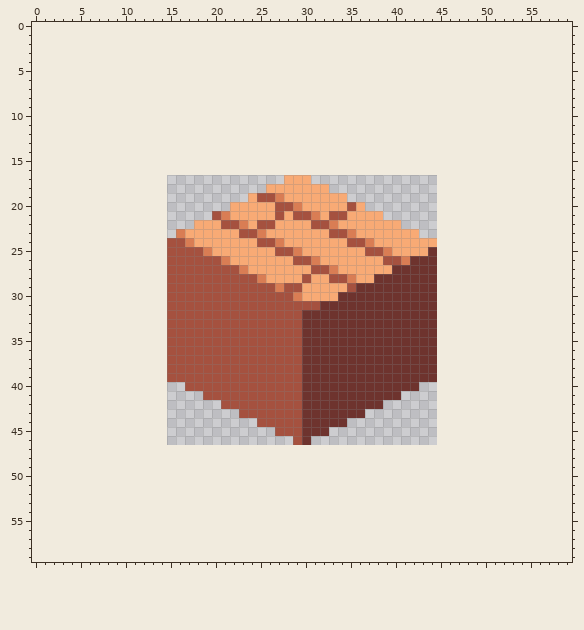
File history of a pixel-art sprite, raw/textures/world/floor_wood.png. The first picture shows the starting point.
The file is 30x30 pixels. The old version is drawn lined up with the new one, on the new canvas.
After the commit:
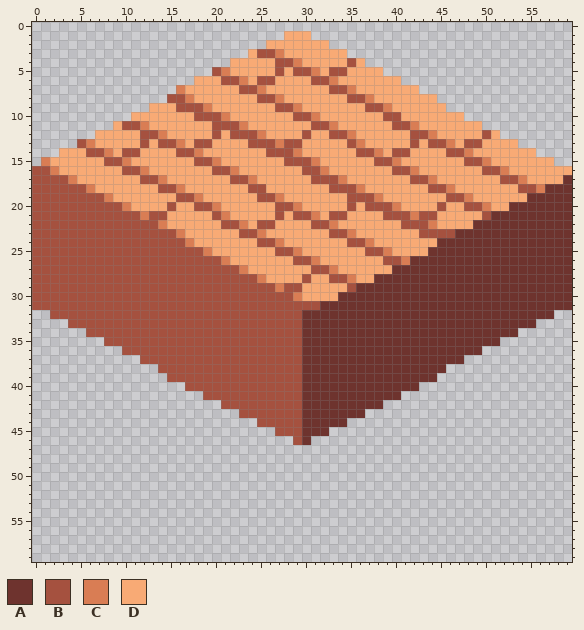
Palette (. is transparent): A #6e332e  B #a5513f  C #d97d54  D #f8aa75
Changes in this commit:
canvas 30x30 -> 60x60, the old top-left corner now at 15,17
y 1: x 28..30 ... -> DDD
y 2: x 26..32 ....... -> DDDDDDD
y 3: x 24..34 ........... -> DBBCDDDDDDD
y 4: x 22..36 ............... -> DDDDDBBCDDDDDBD
y 5: x 20..38 ................... -> BCDDDDDBDBBCDBBDDDD
y 6: x 18..40 ....................... -> DDDBBCDBBDDDDBBCDDDDDDD
y 7: x 16..42 ........................... -> CDDDDDDBBCDDDDDDDBBCDDDDDDD
y 8: x 15..44 .............................. -> BBCDDDDDDDBBCDDDDDDDBBCDDDDDDD
y 9: x 13..45 ................................. -> DDDBBBCDDDDDDDBBCDDDDDDDBBCDDDDDD
y 10: x 11..47 ..................................... -> DDDDDDDBBBCDDDDDDDBBCDDDDDDDBBDDDDDDD
y 11: x 9..49 ......................................... -> DBBCDDDDDDDBBBCDDDDDDDBBCDDDDDDBBCDDDDDDD
y 12: x 7..51 ............................................. -> DDDDDBBCDDDDDBDBBBCDDDDBDDBBCDDDDDDBBCDDDDDBD
y 13: x 5..53 ................................................. -> BCDDDDDBDBBCDBBDDDDBBBCBBDDDDDBCDDDDDBDBBCDBBDDDD
y 14: x 3..55 ..................................................... -> DDDBBCDBBDDDDBBCDDDDDDDBBBCDDDDDDBBCDBBDDDDBBCDDDDDDD
y 15: x 1..57 ......................................................... -> CDDDDDDBBCDDDDDDDBBCDDDDDDDBBBCDDDDDDBBCDDDDDDDBBCDDDDDDD
y 16: x 0..59 ............................................................ -> BBCDDDDDDDBBCDDDDDDDBBCDDDDDDDBBCDDDDDDDBBCDDDDDDDBBCDDDDDDD
y 17: x 0..27 ............................ -> BBBBCDDDDDDDBBCDDDDDDDBBCDDD; x 31..59 ............................. -> BBBCDDDDDDDBBCDDDDDDDBBCDDDDA
y 18: x 0..25 .......................... -> BBBBBBCDDDDDDDBBCDDDDDDDBB; x 33..59 ........................... -> BBBCDDDDDDDBBCDDDDDDDBBCAAA
y 19: x 0..23 ........................ -> BBBBBBBBCDDDDDDDBBCDDDDD; x 35..59 ......................... -> BBBCDDDDDDDBBCDDDDDDAAAAA
y 20: x 0..21 ...................... -> BBBBBBBBBBCDDDDBDDBBCD; x 37..59 ....................... -> BBBCDDDDBDDBBCDDAAAAAAA
y 21: x 0..19 .................... -> BBBBBBBBBBBBCBBDDDDD; x 39..59 ..................... -> BBBCBBDDDDDBAAAAAAAAA
y 22: x 0..17 .................. -> BBBBBBBBBBBBBBCDDD; x 41..59 ................... -> BBBCDDDDAAAAAAAAAAA
y 23: x 0..15 ................ -> BBBBBBBBBBBBBBBB; x 43..59 ................. -> BBBBAAAAAAAAAAAAA
y 24..31: x 0..14 ............... -> BBBBBBBBBBBBBBB; x 45..59 ............... -> AAAAAAAAAAAAAAA
y 32: x 2..14 ............. -> BBBBBBBBBBBBB; x 45..57 ............. -> AAAAAAAAAAAAA
y 33: x 4..14 ........... -> BBBBBBBBBBB; x 45..55 ........... -> AAAAAAAAAAA
y 34: x 6..14 ......... -> BBBBBBBBB; x 45..53 ......... -> AAAAAAAAA
y 35: x 8..14 ....... -> BBBBBBB; x 45..51 ....... -> AAAAAAA
y 36: x 10..14 ..... -> BBBBB; x 45..49 ..... -> AAAAA
y 37: x 12..14 ... -> BBB; x 45..47 ... -> AAA
y 38: x 14 . -> B; x 45 . -> A
Pixel boxes of the changes (left, top, right, bottom) in both pictures:
added: (32, 31, 572, 373)
